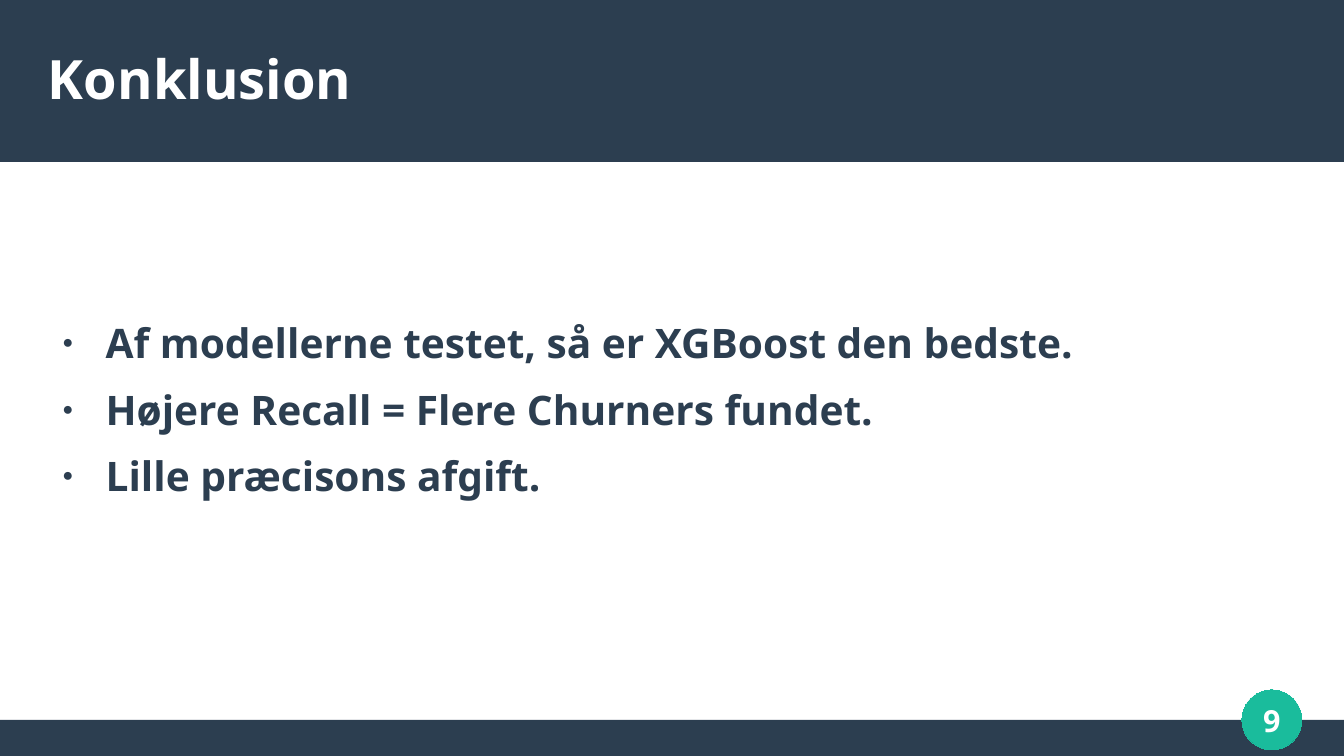
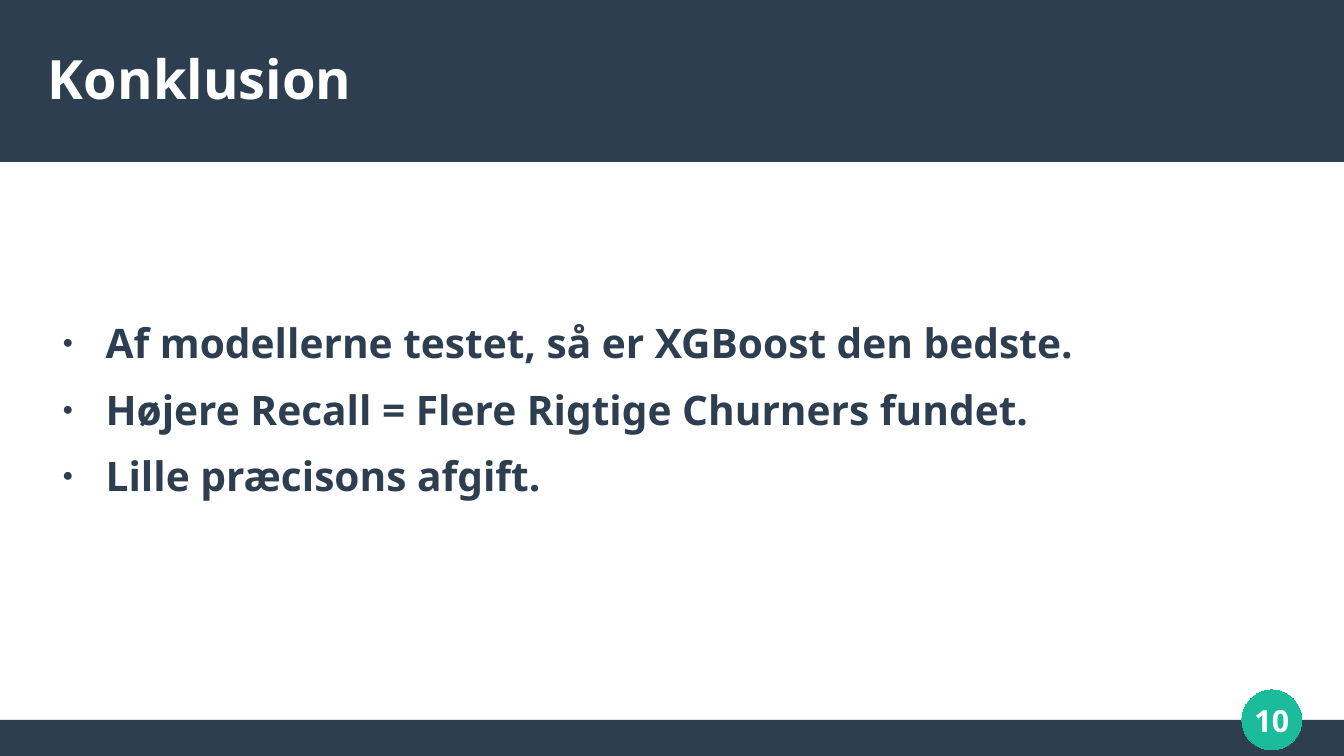
Before and after one commit to BastianAsmussen/H4_ML, a slide deck: slide 10 of projects/case/Presentation.odp (slide 9 before the commit). Drawn at 1344x756 pixels with LibreOffice and Linux fonts; fonts in the diff are those of the drawing. Boxes give left, top, right and bottom in pixels: in the first picture for what was removed or moved away, otherwise in the second. Text is boxed around its words. In the diff, an @@ line names an element or a change of style, - is before the commit and + after.

```diff
--- a/projects/case/Presentation.odp
+++ b/projects/case/Presentation.odp
@@ text at [106,394,1028,435]: text changed @@
-● Højere Recall = Flere Churners fundet.
+● Højere Recall = Flere Rigtige Churners fundet.
@@ page number at [1254,710,1289,733]: text changed @@
-9
+10
```
Also in this commit, not shown: 4 other slides changed, 2 slides added.
